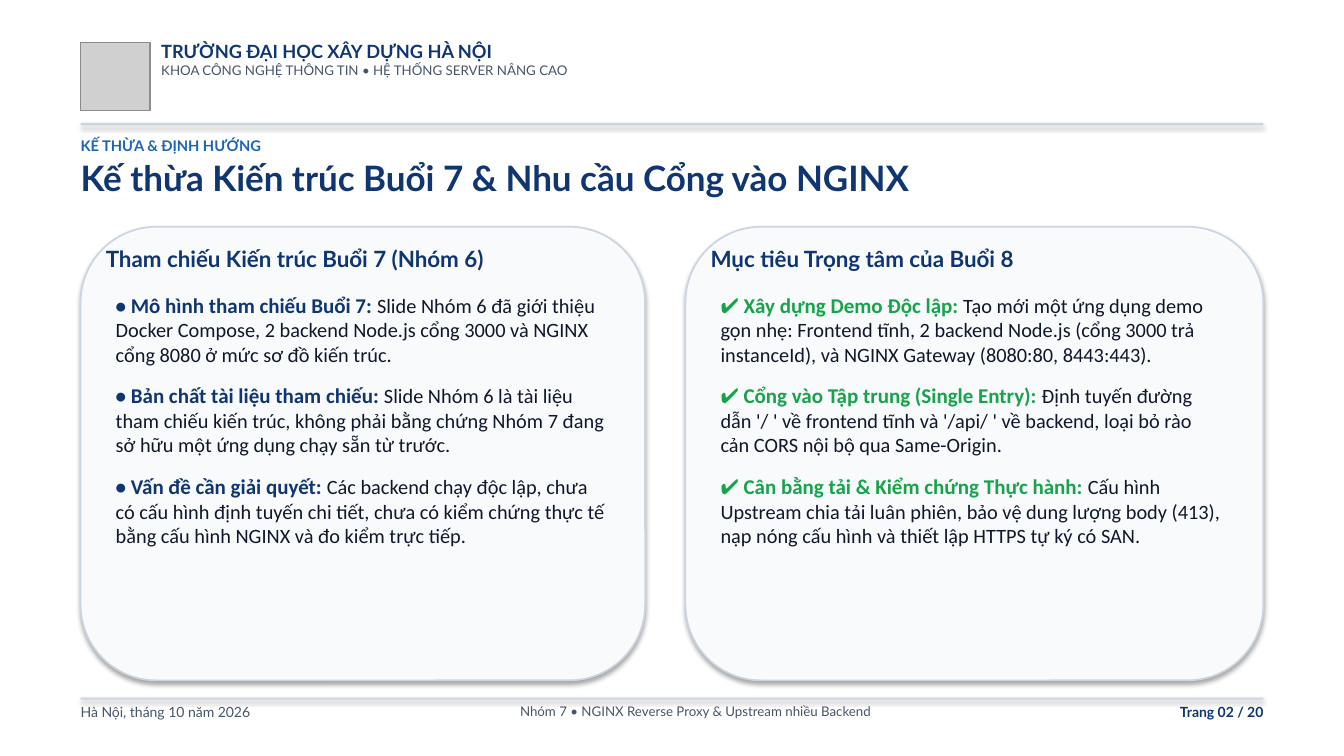
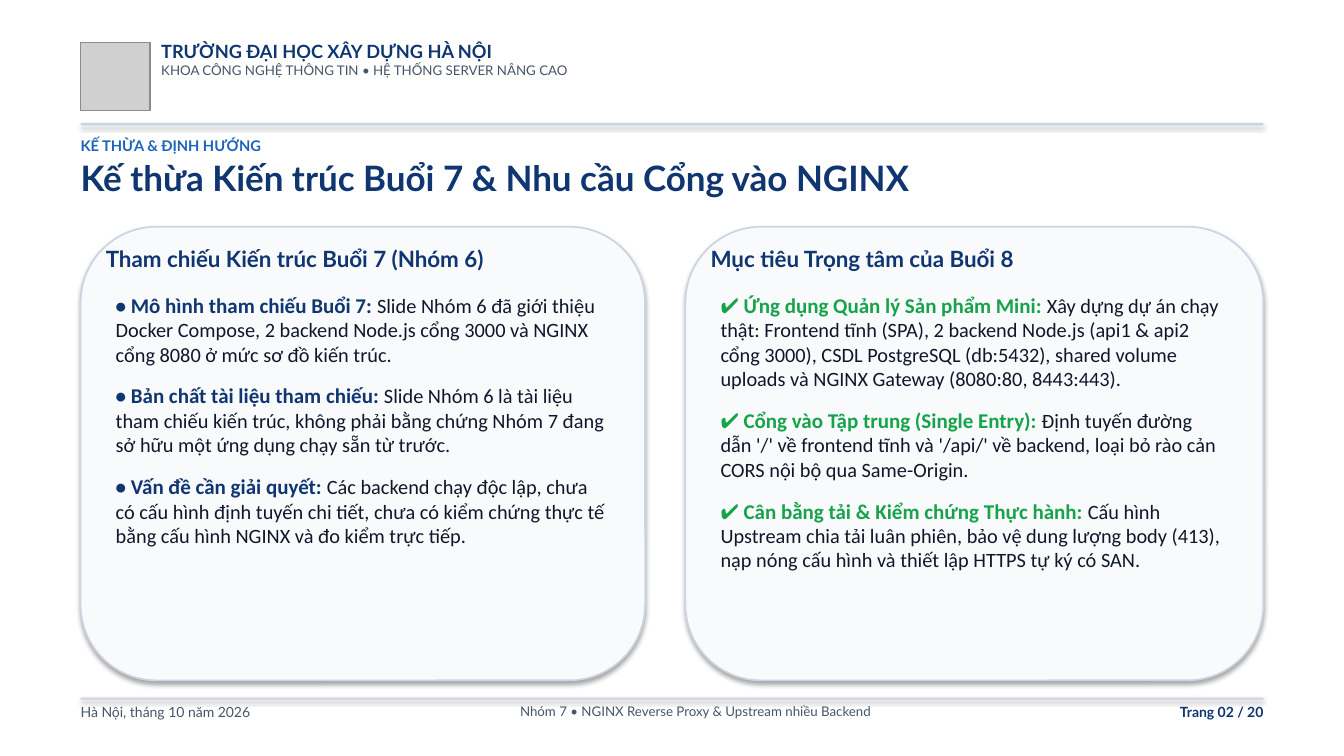
Before and after one commit to nguyentatmanh/Cau-hinh-NGINX-Reverse_Proxy-Upstream-nhieu-backend, a slide deck: slide 2 of NGINX_Buoi_8_Nhom_7.pptx. Drawn at 1344x756 pixels with LibreOffice and Linux fonts; fonts in the diff are those of the drawing; grey boxes stand for pictures. Boxes give left, top, right and bottom in pixels: in the first picture for what was removed or moved away, otherwise in the second. Text is boxed around its words. In the diff, an @@ line names an element or a change of style, - is before the commit and + after.

```diff
--- a/NGINX_Buoi_8_Nhom_7.pptx
+++ b/NGINX_Buoi_8_Nhom_7.pptx
@@ text at (721,295,1219,481): text changed @@
-✔ Xây dựng Demo Độc lập: Tạo mới một ứng dụng demo gọn nhẹ: Frontend tĩnh, 2 backend Node.js (cổng 3000 trả instanceId), và NGINX Gateway (8080:80, 8443:443).
-✔ Cổng vào Tập trung (Single Entry): Định tuyến đường dẫn '/ ' về frontend tĩnh và '/api/ ' về backend, loại bỏ rào cản CORS nội bộ qua Same-Origin.
+✔ Ứng dụng Quản lý Sản phẩm Mini: Xây dựng dự án chạy thật: Frontend tĩnh (SPA), 2 backend Node.js (api1 & api2 cổng 3000), CSDL PostgreSQL (db:5432), shared volume uploads và NGINX Gateway (8080:80, 8443:443).
+✔ Cổng vào Tập trung (Single Entry): Định tuyến đường dẫn '/' về frontend tĩnh và '/api/' về backend, loại bỏ rào cản CORS nội bộ qua Same-Origin.
```
Also in this commit, not shown: 7 other slides changed, 4 other files.
